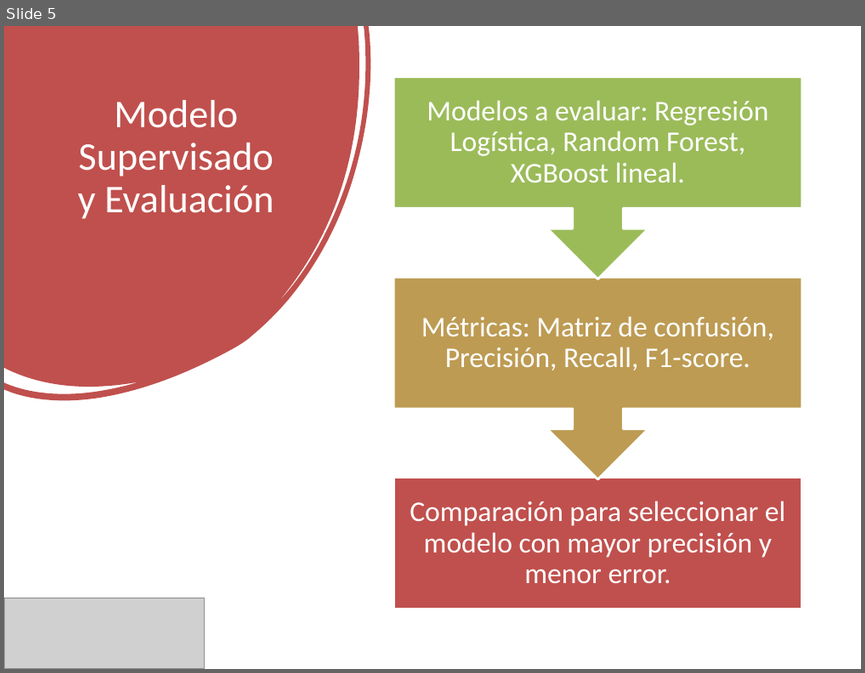
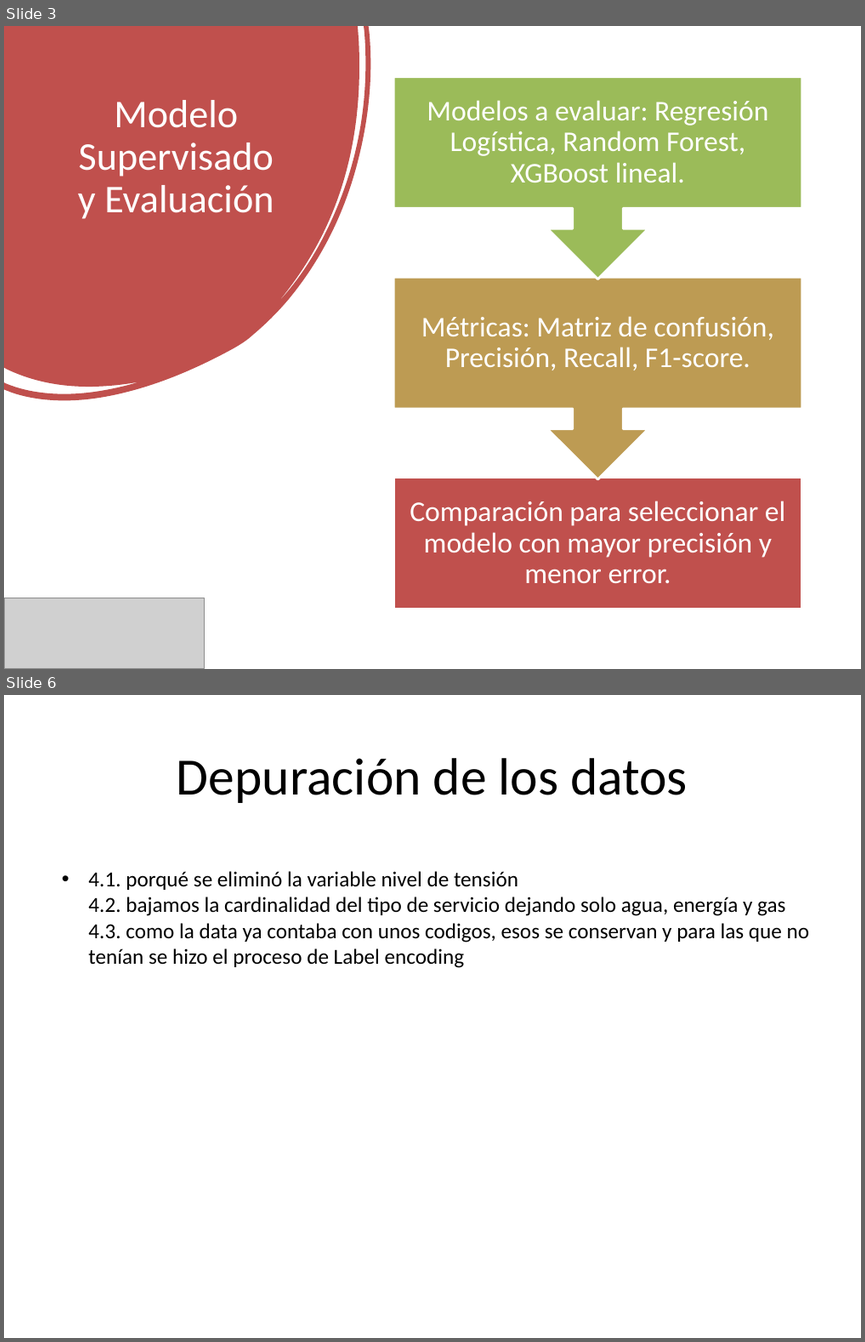
Before and after one commit to andreess891/Proyecto1_UdeM, a slide deck: Modelo_Clasificacion_Desviaciones.pptx. Shown one above the other, each under a label of ours: slide 5 before the commit, slides 3 and 6 after it; the slides between them are not shown. The pictures are 865x673 and 865x1342 pixels, drawn with LibreOffice and Linux fonts; fonts in the diff are those of the drawing; grey boxes stand for pictures. Boxes give left, top, right and bottom in pixels: in the first picture for what was removed or moved away, otherwise in the second. Text is boxed around its words. In the diff, an @@ line names an element or a change of style, - is before the commit and + after.

```diff
--- a/Modelo_Clasificacion_Desviaciones.pptx
+++ b/Modelo_Clasificacion_Desviaciones.pptx
@@ slide 6 added at bbox=[4, 695, 861, 1338], background #FFFFFF @@
@@ title added at bbox=[177, 758, 687, 803], 44 pt, text #000000 @@
+Depuración de los datos
@@ text added at bbox=[88, 871, 810, 968], 18 pt, text #000000 @@
+• 4.1. porqué se eliminó la variable nivel de tensión
+  4.2. bajamos la cardinalidad del tipo de servicio dejando solo agua, energía y gas
+  4.3. como la data ya contaba con unos codigos, esos se conservan y para las que no tenían se hizo el proceso de Label encoding
@@ what was slide 5 is now slide 3 @@
```
Also in this commit, not shown: 1 slide changed, 4 other slides added, 1 slide removed, 4 other files.
